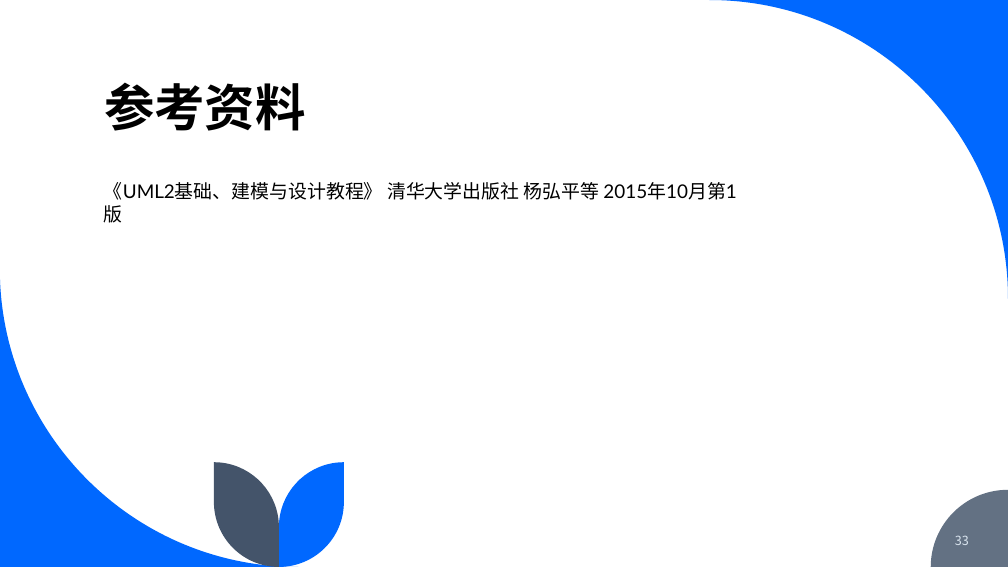
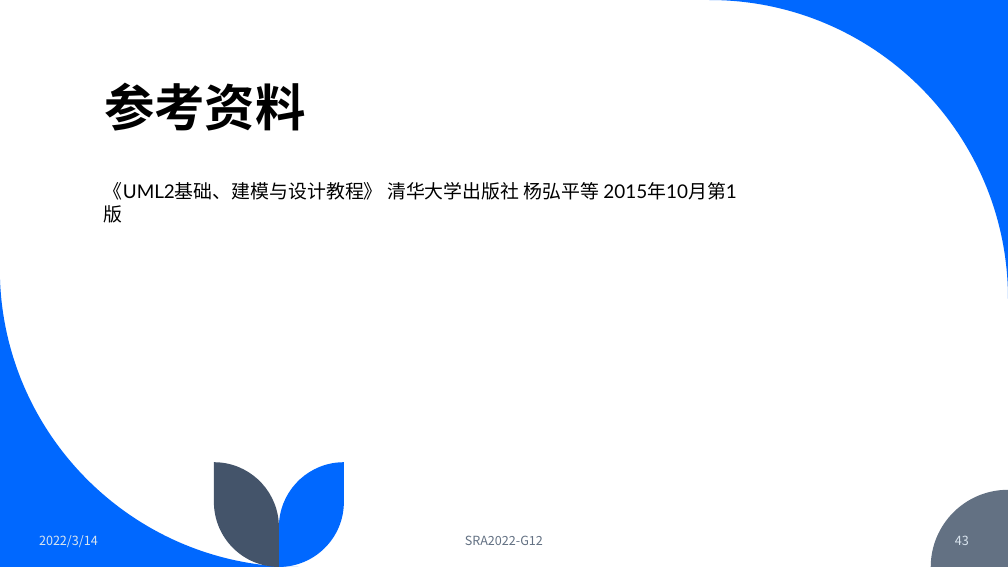
Before and after one commit to dreamtrueqaq/SRA2022-G12, a slide deck: slide 43 of 非受控文档/翻转课堂/UML概述.pptx (slide 33 before the commit). Drawn at 1008x567 pixels with LibreOffice and Linux fonts; fonts in the diff are those of the drawing. Boxes give left, top, right and bottom in pixels: in the first picture for what was removed or moved away, otherwise in the second. Text is boxed around its words. In the diff, an @@ line names an element or a change of style, - is before the commit and + after.

```diff
--- a/非受控文档/翻转课堂/UML概述.pptx
+++ b/非受控文档/翻转课堂/UML概述.pptx
@@ text added at box(39, 535, 98, 548), 12 pt, text #DAE5EF @@
+2022/3/14
@@ text added at box(465, 535, 543, 545), 12 pt, text #637183 @@
+SRA2022-G12
@@ page number at box(955, 536, 969, 545): text changed @@
-33
+43
```
Also in this commit, not shown: 29 other slides changed, 10 slides added.
